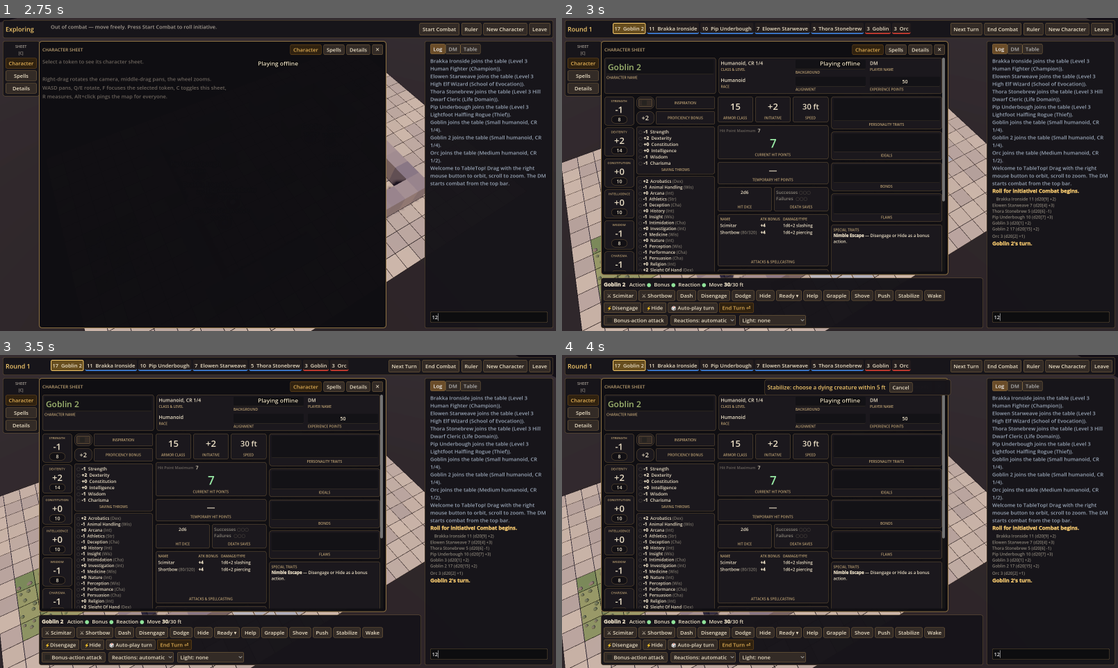
Above: before the commit, frames 1-4 (two rows, left to right).
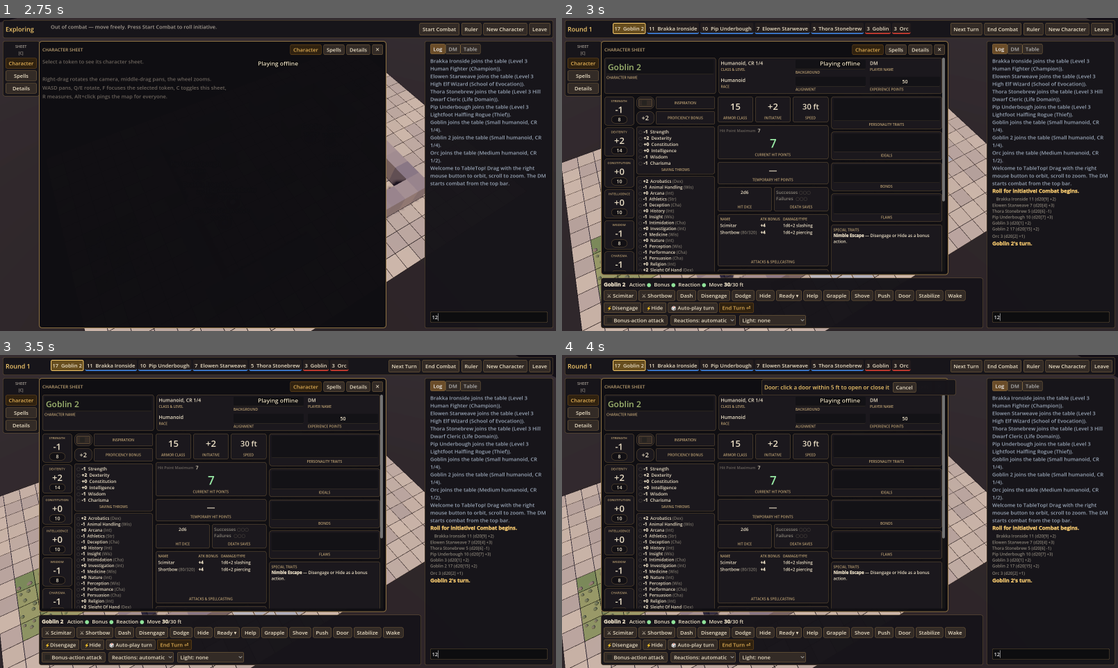
Above: after the commit, the same moments.

Repository: NathanGramm/TableTop
Game: Godot game, scene res://scenes/main.tscn
Two runs of this game, one before a commit and one after it. Both use one fixed random seed, a clock stepped at 60 frames per second and the inputs below.
Inputs (mouse positions are in pixels of both pictures, inside the frame that each line leads up to):
- Up to frame 1 (2.75 s): click (294, 133) at 0.52 s; type "12" at 0.6 s; click "Play Offline (solo / testing)" at 1.25 s; click (489, 318) at 2.02 s; type "12" at 2.1 s
- Up to frame 2 (3 s): click "Start Combat" at 2.75 s
- Up to frame 3 (3.5 s): no input
- Up to frame 4 (4 s): click (906, 633) at 3.5 s, where only the run after the commit has a clickable "Door"

Frame 1 is identical in both runs. In frame 2, 0.2% of the frame differs, in the area x 60-73%, y 86-91%; in frame 3, 0.2%; in frame 4, 0.6%, in the area x 35-73%, y 7-91%.

Commit message:
Doors and low walls on the battle map
Closed doors block sight, movement and effects like walls; any creature next to one
can open or close it (click a closed door, or the Door action). Low walls give half
cover and are difficult terrain to climb over. The DM paints both from the Map tools.

Co-Authored-By: Claude Opus 5.5 (1M context) <noreply@anthropic.com>
Claude-Session: https://claude.ai/code/session_01PVC4wCsjE4Vaar1qq5BExU

Diff:
--- a/scripts/rules/grid.gd
+++ b/scripts/rules/grid.gd
@@ -7,6 +7,11 @@
 const FLOOR := 0
 const WALL := 1
 const DIFFICULT := 2
+# Map features: rules see a closed door as a wall, an open door as floor, a low wall as difficult terrain (plus half cover).
+const DOOR := 3
+const DOOR_OPEN := 4
+const LOW_WALL := 5
+const AS_TERRAIN := {DOOR: WALL, DOOR_OPEN: FLOOR, LOW_WALL: DIFFICULT}
 # Light levels. A map's painted `light` layer stores level + 1 (0 = use the ambient light).
 const DARK := 0
 const DIM := 1
@@ -47,7 +52,8 @@
 static func cell_at(map: Dictionary, x: int, y: int) -> int:
 	if not in_bounds(map, x, y):
 		return WALL
-	return map.cells[y * map.width + x]
+	var v: int = map.cells[y * map.width + x]
+	return AS_TERRAIN.get(v, v)
 
 
 ## Distance in feet for a square offset, honouring the diagonal rule ("5" or "5-10-5").
@@ -310,13 +316,19 @@
 
 ## DMG grid cover: choose the attacker corner giving the least cover and trace lines to the four
 ## corners of a target square. 1–2 blocked = half (+2), 3–4 = three-quarters (+5), all = total (-1).
-## Intervening creatures give at most half cover.
+## Intervening creatures and low walls give at most half cover.
 static func cover(state: Dictionary, attacker: Dictionary, target: Dictionary, origins = null) -> int:
 	var from: Array = _corners(footprint(attacker)) if origins == null else origins
 	var blockers := []
 	for o in state.combatants.values():
 		if o.id != attacker.id and o.id != target.id and not o.dead:
 			blockers.append_array(footprint(o))
+	var own := footprint(attacker) + footprint(target)
+	var map: Dictionary = state.map
+	for i in map.cells.size():
+		var cell := Vector2i(i % map.width, i / map.width)
+		if int(map.cells[i]) == LOW_WALL and not own.has(cell):
+			blockers.append(cell)
 	var best := -1  # -1 total, else 0/2/5; lower rank wins
 	var rank := func(cv: int) -> int: return 3 if cv == -1 else (2 if cv == 5 else (1 if cv == 2 else 0))
 	for o in from:
--- a/scripts/rules/rules_engine.gd
+++ b/scripts/rules/rules_engine.gd
@@ -21,7 +21,7 @@
 	"lantern": {"name": "Hooded lantern", "bright": 30, "dim": 30},
 	"light": {"name": "Light cantrip", "bright": 20, "dim": 20},
 }
-const ACTOR_COMMANDS := ["move", "attack", "cast", "power", "action", "feature", "grapple", "shove", "endTurn", "setReactions", "useItem", "setLight", "ready"]
+const ACTOR_COMMANDS := ["move", "attack", "cast", "power", "action", "feature", "grapple", "shove", "endTurn", "setReactions", "useItem", "setLight", "ready", "door"]
 
 
 static func new_state(width: int = 26, height: int = 18) -> Dictionary:
@@ -214,6 +214,24 @@
 				a["reaction_mode"] = cmd.mode
 			else:
 				a["reaction_mode"] = "auto" if cmd.get("auto", true) else "never"
+			return ""
+		"door":
+			# shortcut: opening a door is free and not limited to one object interaction per turn; track it if players abuse it.
+			var cell := Vector2i(cmd.x, cmd.y)
+			if not Grid.in_bounds(state.map, cell.x, cell.y):
+				return "That's off the map."
+			var i: int = cell.y * state.map.width + cell.x
+			var v: int = state.map.cells[i]
+			if v != Grid.DOOR and v != Grid.DOOR_OPEN:
+				return "There's no door there."
+			if Grid.distance_to_cell(state, a, cell) > Grid.FT:
+				return "%s must be next to the door." % a.name
+			if v == Grid.DOOR_OPEN and state.combatants.values().any(func(o): return not o.dead and Grid.footprint(o).has(cell)):
+				return "Something is standing in the doorway."
+			if incapacitated(a):
+				return "%s can't act." % a.name
+			state.map.cells[i] = Grid.DOOR_OPEN if v == Grid.DOOR else Grid.DOOR
+			add_log("system", "%s %s a door." % [a.name, "opens" if v == Grid.DOOR else "closes"])
 			return ""
 		"setLight":
 			# Dousing is free at any time; lighting a torch or lantern (tinderbox) or casting Light takes an action.
--- a/scripts/ui/board.gd
+++ b/scripts/ui/board.gd
@@ -153,12 +153,19 @@
 	var floors := []
 	var rough := []
 	var walls := []
+	var low := []
+	var doors := []
 	for y in map.height:
 		for x in map.width:
-			match int(map.cells[y * map.width + x]):
+			var v := int(map.cells[y * map.width + x])
+			match v:
 				Grid.WALL: walls.append(Vector2i(x, y))
 				Grid.DIFFICULT: rough.append(Vector2i(x, y))
 				_: floors.append(Vector2i(x, y))
+			if v == Grid.LOW_WALL:
+				low.append(Vector2i(x, y))
+			elif v == Grid.DOOR or v == Grid.DOOR_OPEN:
+				doors.append(Vector2i(x, y))
 	var under := MeshInstance3D.new()
 	var plane := PlaneMesh.new()
 	plane.size = Vector2(map.width + 40, map.height + 40)
@@ -200,6 +207,24 @@
 	block.size = Vector3(1.0, 1.4, 1.0)
 	_map_root.add_child(_multimesh(block, walls, 0.7, func(c: Vector2i) -> Color:
 		return Color(0.3, 0.28, 0.3).lerp(Color(0.38, 0.35, 0.34), _noise(c))))
+	var half := BoxMesh.new()
+	half.size = Vector3(1.0, 0.45, 1.0)
+	_map_root.add_child(_multimesh(half, low, 0.225, func(c: Vector2i) -> Color:
+		return Color(0.4, 0.37, 0.35).lerp(Color(0.48, 0.44, 0.4), _noise(c))))
+	# Doors: a plank slab across the doorway when closed, swung against the hinge edge when open.
+	var slab := BoxMesh.new()
+	slab.size = Vector3(1.0, 1.2, 0.18)
+	var dmm := _multimesh(slab, doors, 0.6, func(_c: Vector2i) -> Color: return Color(0.45, 0.28, 0.13))
+	for k in doors.size():
+		var c: Vector2i = doors[k]
+		var across_x := Grid.cell_at(map, c.x - 1, c.y) == Grid.WALL or Grid.cell_at(map, c.x + 1, c.y) == Grid.WALL
+		var basis := Basis() if across_x else Basis(Vector3.UP, PI / 2)
+		var at := Vector3(c.x + 0.5, 0.6, c.y + 0.5)
+		if int(map.cells[c.y * map.width + c.x]) == Grid.DOOR_OPEN:
+			basis = basis.rotated(Vector3.UP, PI / 2)
+			at += (Vector3(-0.41, 0, 0) if across_x else Vector3(0, 0, -0.41))
+		dmm.multimesh.set_instance_transform(k, Transform3D(basis, at))
+	_map_root.add_child(dmm)
 
 	# Grid lines.
 	var lines := MeshInstance3D.new()
--- a/scripts/ui/hud.gd
+++ b/scripts/ui/hud.gd
@@ -695,6 +695,7 @@
 	flow.add_child(UiKit.button("Grapple", func(): _begin_target("grapple", "Grapple: choose a creature within 5 ft"), "Replaces one attack: Athletics vs Athletics/Acrobatics", not mine or not in_combat))
 	flow.add_child(UiKit.button("Shove", func(): _begin_target("shove_prone", "Shove prone: choose a creature within 5 ft"), "Replaces one attack: knock prone", not mine or not in_combat))
 	flow.add_child(UiKit.button("Push", func(): _begin_target("shove_push", "Shove away: choose a creature within 5 ft"), "Replaces one attack: push 5 ft", not mine or not in_combat))
+	flow.add_child(UiKit.button("Door", func(): _begin_target("door", "Door: click a door within 5 ft to open or close it"), "Free: open or close a door next to you", not mine))
 	if eng.has_cond(c, "prone"):
 		flow.add_child(UiKit.button("Stand Up", func(): send({"type": "action", "actor_id": c.id, "action": "standUp"}), "Costs half your speed", not mine))
 	if eng.has_cond(c, "grappled") or eng.has_cond(c, "restrained"):
@@ -968,6 +969,10 @@
 			else:
 				_cast_now(cell)
 		"target":
+			if mode_data.kind == "door":
+				send({"type": "door", "actor_id": c.id, "x": cell.x, "y": cell.y})
+				cancel_mode()
+				return
 			if tid == "":
 				return
 			match mode_data.kind:
@@ -985,7 +990,11 @@
 				select(tid)
 				return
 			if not c.is_empty() and can_act_now(c) and Grid.in_bounds(state.map, cell.x, cell.y) and cell != c.pos:
-				send({"type": "move", "actor_id": c.id, "to": cell})
+				# A closed door can't be walked into, so clicking one means open it.
+				if state.map.cells[cell.y * state.map.width + cell.x] == Grid.DOOR:
+					send({"type": "door", "actor_id": c.id, "x": cell.x, "y": cell.y})
+				else:
+					send({"type": "move", "actor_id": c.id, "to": cell})
 
 
 func _on_cell_dragged(cell: Vector2i) -> void:
@@ -1046,12 +1055,12 @@
 	var buttons := []
 	match mode:
 		"paint":
-			var names := {Grid.FLOOR: "floor", Grid.WALL: "walls", Grid.DIFFICULT: "difficult terrain", LIGHT_BRUSH: "ambient light",
+			var names := {Grid.FLOOR: "floor", Grid.WALL: "walls", Grid.DIFFICULT: "difficult terrain", Grid.DOOR: "doors", Grid.LOW_WALL: "low walls (half cover)", LIGHT_BRUSH: "ambient light",
 				LIGHT_BRUSH + 1 + Grid.DARK: "darkness", LIGHT_BRUSH + 1 + Grid.DIM: "dim light", LIGHT_BRUSH + 1 + Grid.BRIGHT: "bright light"}
 			prompt = "Painting %s — click or drag on the map. Right-click to stop." % names[paint_type]
 			var cells := painting.keys()
 			var colors := cells.map(func(p): return {Grid.FLOOR: Color(0.6, 0.6, 0.6, 0.5), Grid.WALL: Color(0.2, 0.2, 0.25, 0.8),
-				Grid.DIFFICULT: Color(0.3, 0.6, 0.2, 0.6), LIGHT_BRUSH: Color(0.5, 0.5, 0.6, 0.4), LIGHT_BRUSH + 1 + Grid.DARK: Color(0.05, 0.05, 0.1, 0.7),
+				Grid.DIFFICULT: Color(0.3, 0.6, 0.2, 0.6), Grid.DOOR: Color(0.55, 0.35, 0.15, 0.8), Grid.LOW_WALL: Color(0.45, 0.42, 0.4, 0.7), LIGHT_BRUSH: Color(0.5, 0.5, 0.6, 0.4), LIGHT_BRUSH + 1 + Grid.DARK: Color(0.05, 0.05, 0.1, 0.7),
 				LIGHT_BRUSH + 1 + Grid.DIM: Color(0.5, 0.45, 0.3, 0.5), LIGHT_BRUSH + 1 + Grid.BRIGHT: Color(1.0, 0.9, 0.5, 0.5)}[painting[p]])
 			board.set_layer_colors("paint", cells, colors)
 		"ruler":
@@ -1365,7 +1374,7 @@
 
 	_dm_box.add_child(UiKit.label("Map", 18, UiKit.GOLD))
 	var r3 = UiKit.hbox()
-	for pair in [["Wall", Grid.WALL], ["Difficult", Grid.DIFFICULT], ["Floor", Grid.FLOOR]]:
+	for pair in [["Wall", Grid.WALL], ["Low wall", Grid.LOW_WALL], ["Door", Grid.DOOR], ["Difficult", Grid.DIFFICULT], ["Floor", Grid.FLOOR]]:
 		var b = UiKit.button(pair[0], func():
 			paint_type = pair[1]
 			_set_mode("paint", {}))
--- a/scripts/ui/selftest.gd
+++ b/scripts/ui/selftest.gd
@@ -439,6 +439,16 @@
 	Net.players[1] = Net.me
 	Net.send({"type": "settings", "settings": {"fog": false, "light": "bright"}})
 	await frames()
+	# Doors and low walls: clicking a closed door next to the fighter opens it.
+	var fp: Vector2i = Net.state.combatants[fighter].pos
+	Net.send({"type": "setCells", "cells": [{"x": fp.x + 1, "y": fp.y, "v": Grid.DOOR}, {"x": fp.x + 1, "y": fp.y - 1, "v": Grid.WALL},
+		{"x": fp.x + 1, "y": fp.y + 1, "v": Grid.WALL}, {"x": fp.x - 2, "y": fp.y, "v": Grid.LOW_WALL}, {"x": fp.x - 2, "y": fp.y + 1, "v": Grid.LOW_WALL}]})
+	await frames()
+	h.select(fighter)
+	h._on_cell_pressed(fp + Vector2i(1, 0), "")
+	await frames()
+	check(Net.state.map.cells[fp.y * Net.state.map.width + fp.x + 1] == Grid.DOOR_OPEN, "clicked a door open")
+	await shot("24_door_low_wall")
 	# Battle map image under the grid.
 	var img := Image.create(24 * 32, 16 * 32, false, Image.FORMAT_RGB8)
 	for py in img.get_height():
--- /dev/null
+++ b/tests/test_map_features.gd
@@ -0,0 +1,37 @@
+extends "res://tests/test_base.gd"
+## Doors and low walls.
+
+
+func test_doors_block_until_opened() -> void:
+	fresh()
+	for y in 16:
+		state.map.cells[y * 16 + 5] = Grid.WALL
+	state.map.cells[5 * 16 + 5] = Grid.DOOR
+	var f := add("pregen", "fighter", Vector2i(4, 5))
+	var g := add("monster", "goblin", Vector2i(8, 5))
+	ok(not Grid.line_of_sight(state, c(f), c(g)), "a closed door blocks sight")
+	ok(not Grid.reachable(state, c(f), 30).cells.has(Vector2i(6, 5)), "a closed door blocks movement")
+	ok(not run({"type": "door", "actor_id": g, "x": 5, "y": 5}).ok, "the goblin is too far to reach the door")
+	must({"type": "door", "actor_id": f, "x": 5, "y": 5})
+	eq(state.map.cells[5 * 16 + 5], Grid.DOOR_OPEN, "the fighter opens the door")
+	ok(Grid.line_of_sight(state, c(f), c(g)), "sight through the open door")
+	ok(Grid.reachable(state, c(f), 30).cells.has(Vector2i(6, 5)), "walk through the open door")
+	c(f).pos = Vector2i(5, 5)
+	ok(not run({"type": "door", "actor_id": f, "x": 5, "y": 5}).ok, "can't close a door on someone standing in it")
+	c(f).pos = Vector2i(6, 5)
+	must({"type": "door", "actor_id": f, "x": 5, "y": 5})
+	eq(state.map.cells[5 * 16 + 5], Grid.DOOR, "and closes it behind them")
+	ok(not run({"type": "door", "actor_id": f, "x": 6, "y": 6}).ok, "no door there")
+
+
+func test_low_wall_half_cover() -> void:
+	fresh()
+	var a := add("pregen", "ranger", Vector2i(1, 5))
+	var t := add("monster", "goblin", Vector2i(8, 5))
+	for y in range(3, 8):
+		state.map.cells[y * 16 + 7] = Grid.LOW_WALL
+	ok(Grid.line_of_sight(state, c(a), c(t)), "low walls don't block sight")
+	eq(Grid.cover(state, c(a), c(t)), 2, "a low wall gives half cover")
+	eq(Grid.cell_at(state.map, 7, 5), Grid.DIFFICULT, "climbing over is difficult terrain")
+	c(t).pos = Vector2i(7, 5)
+	eq(Grid.cover(state, c(a), c(t)), 0, "standing on the low wall gives no cover")
Not shown, added: tests/test_map_features.gd.uid
